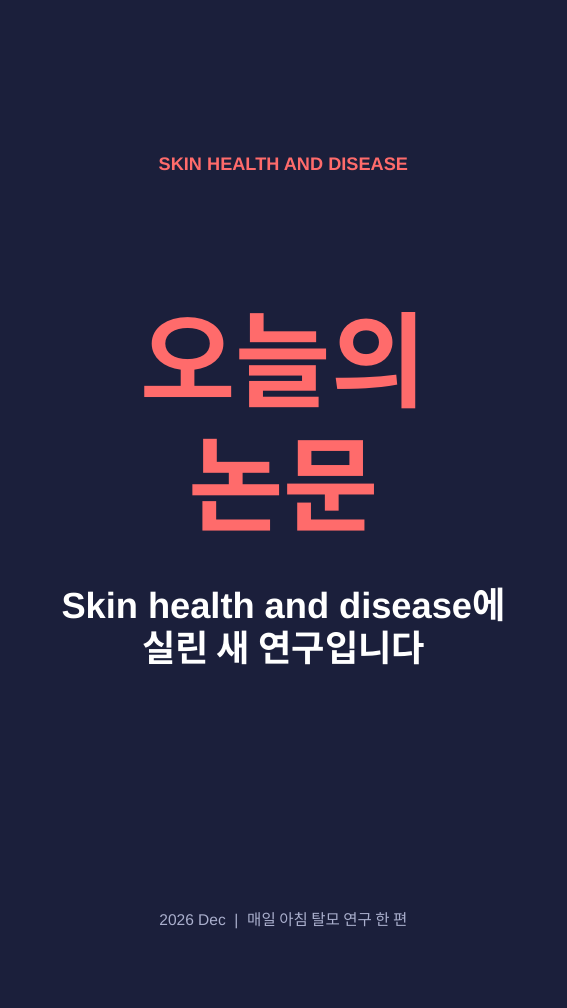
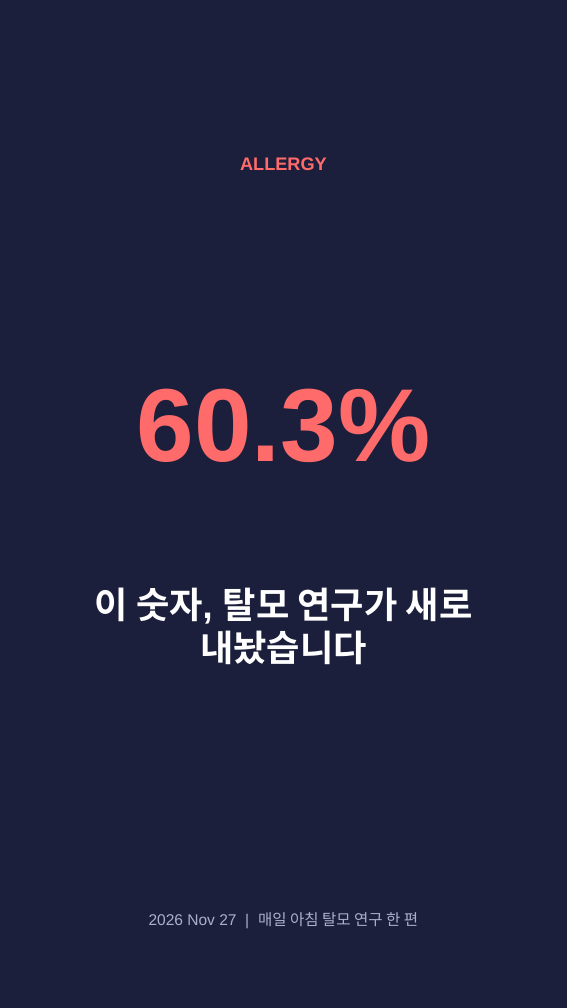
Before and after one commit to hyokang2010-BJ-ANTH/product-builder-test, a slide deck: slide 1 of pwa/data/latest/slides.pptx. Drawn at 567x1008 pixels with LibreOffice and Linux fonts; fonts in the diff are those of the drawing. Boxes give left, top, right and bottom in pixels: in the first picture for what was removed or moved away, otherwise in the second. Text is boxed around its words. In the diff, an @@ line names an element or a change of style, - is before the commit and + after.

```diff
--- a/pwa/data/latest/slides.pptx
+++ b/pwa/data/latest/slides.pptx
@@ text at (240,157,327,170): text changed @@
-SKIN HEALTH AND DISEASE
+ALLERGY
@@ text at (137,388,431,462): text changed @@
-오늘의 논문
+60.3%
@@ text at (95,587,473,665): text changed @@
-Skin health and disease에 실린 새 연구입니다
+이 숫자, 탈모 연구가 새로 내놨습니다
@@ text at (149,912,418,926): text changed @@
-2026 Dec | 매일 아침 탈모 연구 한 편
+2026 Nov 27 | 매일 아침 탈모 연구 한 편
```
Also in this commit, not shown: 1 other slide changed, 5 slides added, 4 slides removed, 26 other files.
